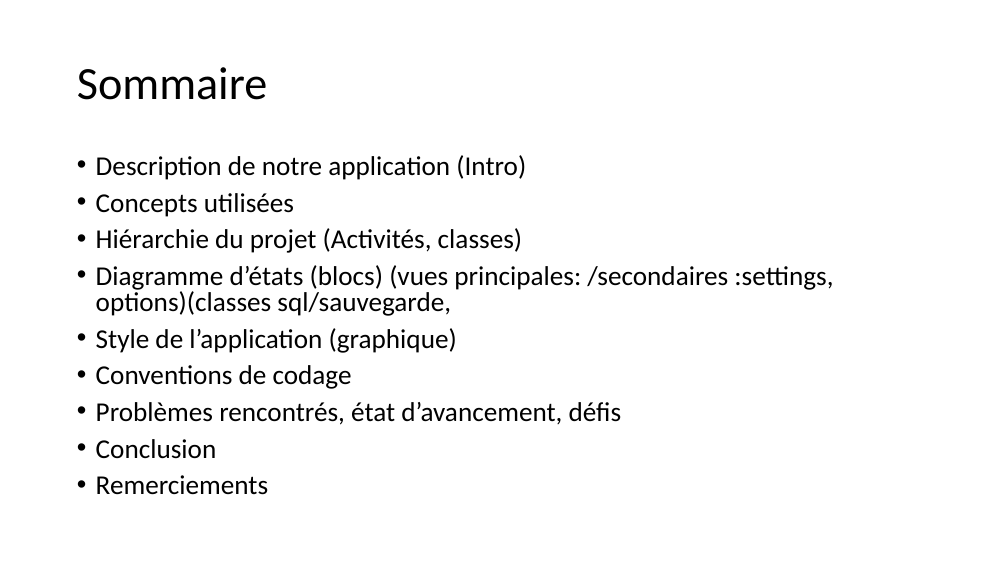
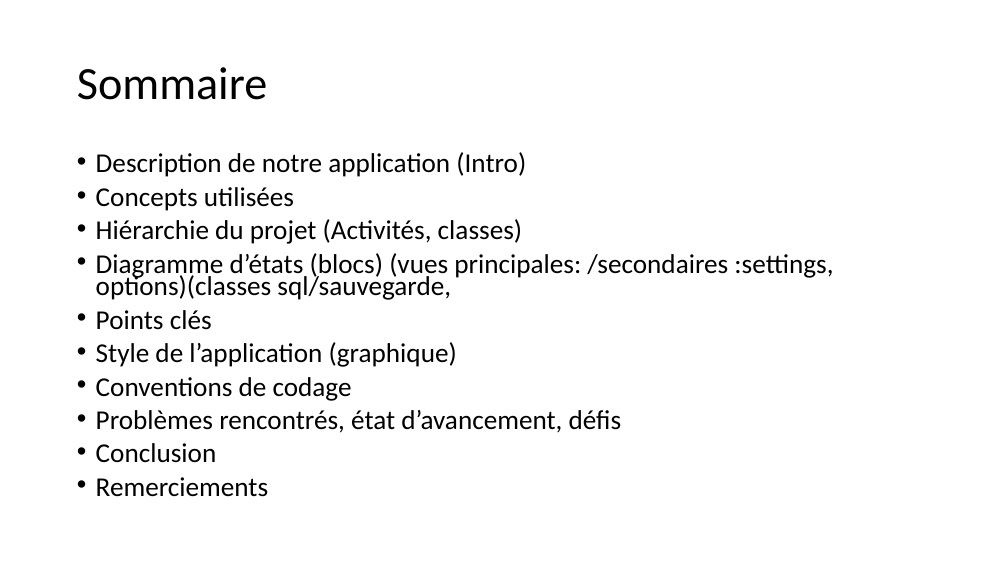
Before and after one commit to hellgheast/AndroidCityResto, a slide deck: slide 2 of CityResto.pptx. Drawn at 1008x567 pixels with LibreOffice and Linux fonts; fonts in the diff are those of the drawing. Boxes give left, top, right and bottom in pixels: in the first picture for what was removed or moved away, otherwise in the second. Text is boxed around its words. In the diff, an @@ line names an element or a change of style, - is before the commit and + after.

```diff
--- a/CityResto.pptx
+++ b/CityResto.pptx
@@ text at (96,152,833,497): line spacing 0.8 to 0.7 @@
@@ text at (96,310,212,330): paragraph added @@
+• Points clés
```
Also in this commit, not shown: 6 other slides changed, 3 slides added, 2 slides removed.
